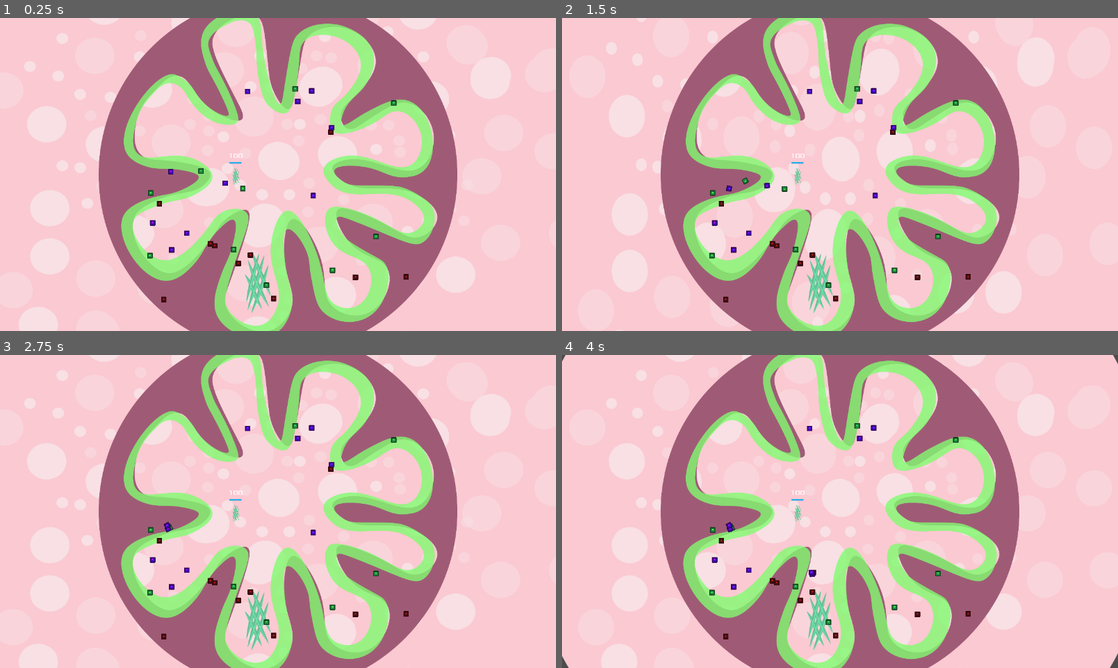
Above: before the commit, frames 1-4 (two rows, left to right).
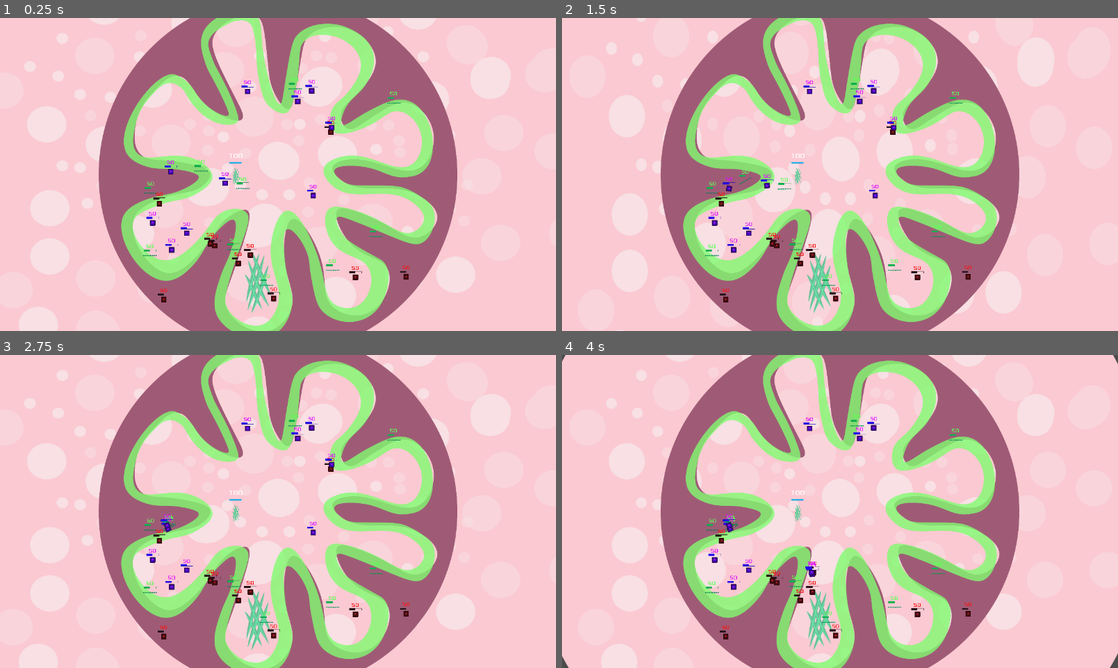
Above: after the commit, the same moments.

Repository: mihaelagrigore/Gutstuck
Game: Godot game, scene res://Sources/Levels/Level_1.tscn
Two runs of this game, one before a commit and one after it. Both use one fixed random seed, a clock stepped at 60 frames per second and the inputs below. The engine's default icon, where the game draws it, is replaced by a stand-in: a white triangle on a blue panel in a dark square.
Inputs (mouse positions are in pixels of both pictures, inside the frame that each line leads up to):
- Up to frame 1 (0.25 s): no input
- Up to frame 2 (1.5 s): move the mouse to (962, 158) at 0.52 s; press the mouse at (962, 158) at 0.53 s; move the mouse to (728, 190) at 1.27 s; release the mouse at (728, 190) at 1.28 s; right-click (728, 190) at 1.35 s
- Up to frame 3 (2.75 s): move the mouse to (333, 442) at 2.02 s; press the mouse at (333, 442) at 2.03 s
- Up to frame 4 (4 s): move the mouse to (812, 574) at 2.77 s; release the mouse at (812, 574) at 2.78 s; right-click (812, 574) at 2.85 s; move the mouse to (1006, 558) at 3.52 s; press the mouse at (1006, 558) at 3.53 s

The runs differ from the first frame. In frame 1, 0.8% of the frame differs, in the area x 25-74%, y 19-89%; in frame 2, 0.8%; in frame 3, 0.7%; in frame 4, 0.7%.

Commit message:
Health bar visible for beginning + F_Bacteria sprite

Diff:
--- a/Gutstuck_Project/Sources/Bacteria/Bacteria.tscn
+++ b/Gutstuck_Project/Sources/Bacteria/Bacteria.tscn
@@ -29,7 +29,6 @@
 shape = SubResource( 1 )
 
 [node name="EnergyLevel" type="TextureProgress" parent="."]
-visible = false
 margin_left = -72.1671
 margin_top = -70.2338
 margin_right = 117.833
@@ -40,7 +39,6 @@
 texture_progress = ExtResource( 4 )
 
 [node name="Energy" type="Label" parent="."]
-visible = false
 margin_left = -44.8283
 margin_top = -142.391
 margin_right = 41.1717
--- a/Gutstuck_Project/Sources/Bacteria/F_Bacteria/F_Bacteria.tscn
+++ b/Gutstuck_Project/Sources/Bacteria/F_Bacteria/F_Bacteria.tscn
@@ -1,6 +1,10 @@
-[gd_scene load_steps=2 format=2]
+[gd_scene load_steps=3 format=2]
 
 [ext_resource path="res://Sources/Bacteria/Bacteria.tscn" type="PackedScene" id=1]
+[ext_resource path="res://Assets/Textures/Asset_bacteria_SF_animation20px.png" type="Texture" id=2]
 
-[node name="Bacteria" instance=ExtResource( 1 )]
+[node name="Bacteria" index="0" instance=ExtResource( 1 )]
 modulate = Color( 0.372549, 1, 0.337255, 1 )
+
+[node name="Sprite" parent="." index="0"]
+texture = ExtResource( 2 )
